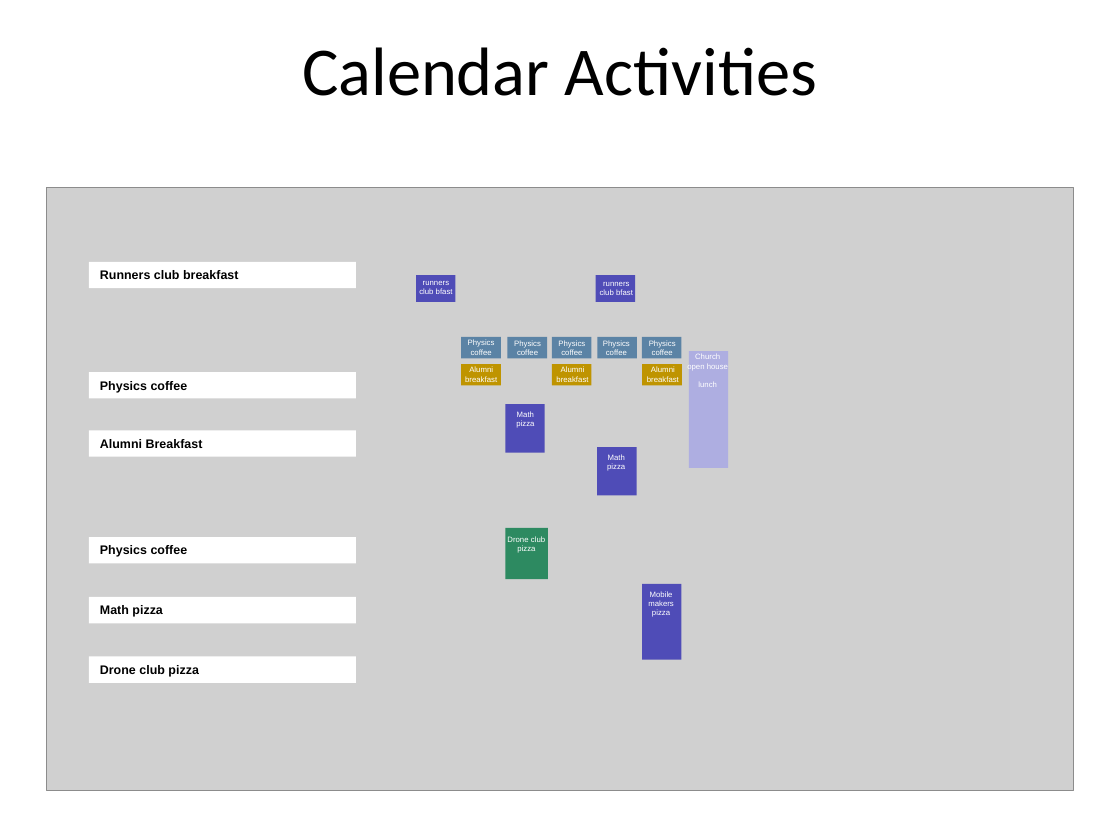
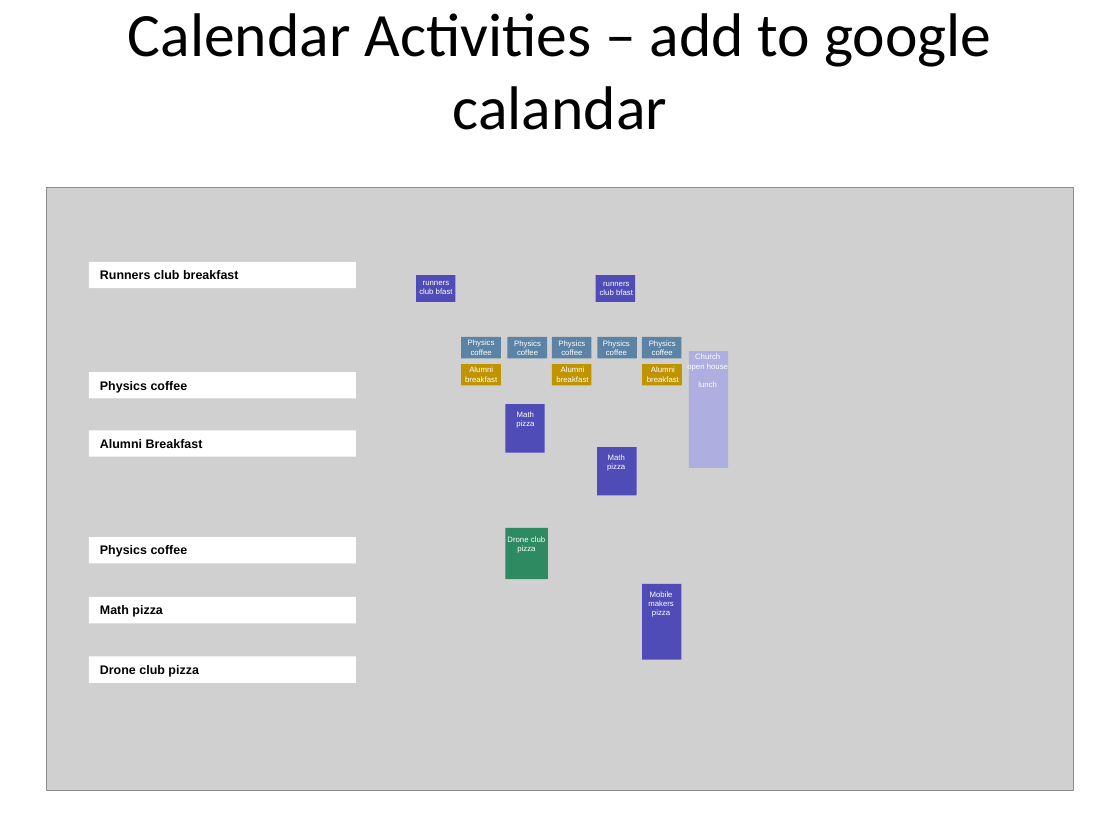
Before and after one commit to tedthizzy/AppsforClass, a slide deck: slide 2 of Project 2/milestone2.pptx. Drawn at 1120x840 pixels with LibreOffice and Linux fonts; fonts in the diff are those of the drawing; grey boxes stand for pictures. Boxes give left, top, right and bottom in pixels: in the first picture for what was removed or moved away, otherwise in the second. Text is boxed around its words. In the diff, an @@ line names an element or a change of style, - is before the commit and + after.

```diff
--- a/Project 2/milestone2.pptx
+++ b/Project 2/milestone2.pptx
@@ title at (x1=128, y1=13, x2=991, y2=130): text changed; size 44 to 39.6 pt @@
-Calendar Activities
+Calendar Activities – add to google calandar
```
Also in this commit, not shown: 1 other slide changed, 1 other file.
